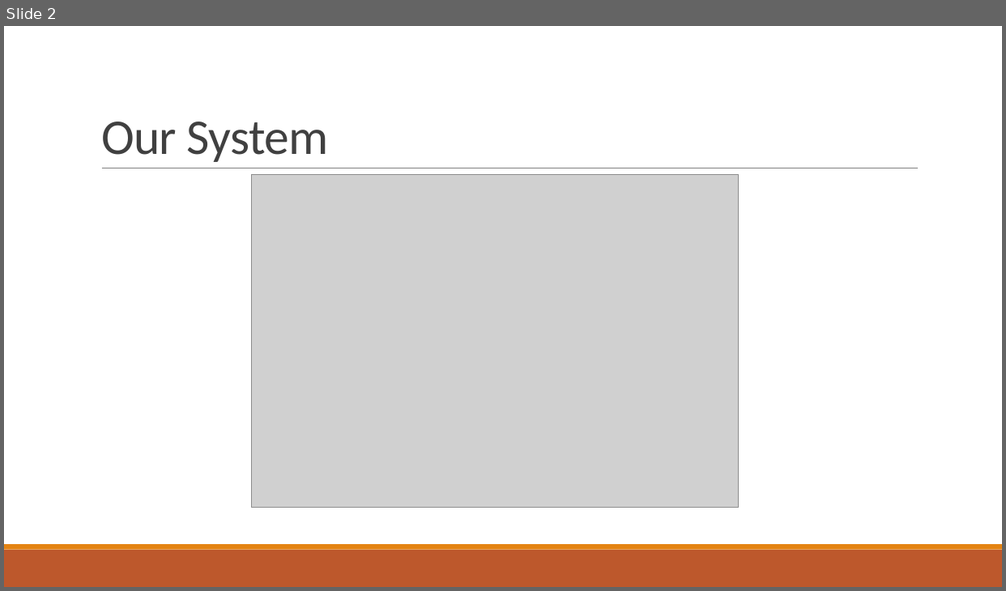
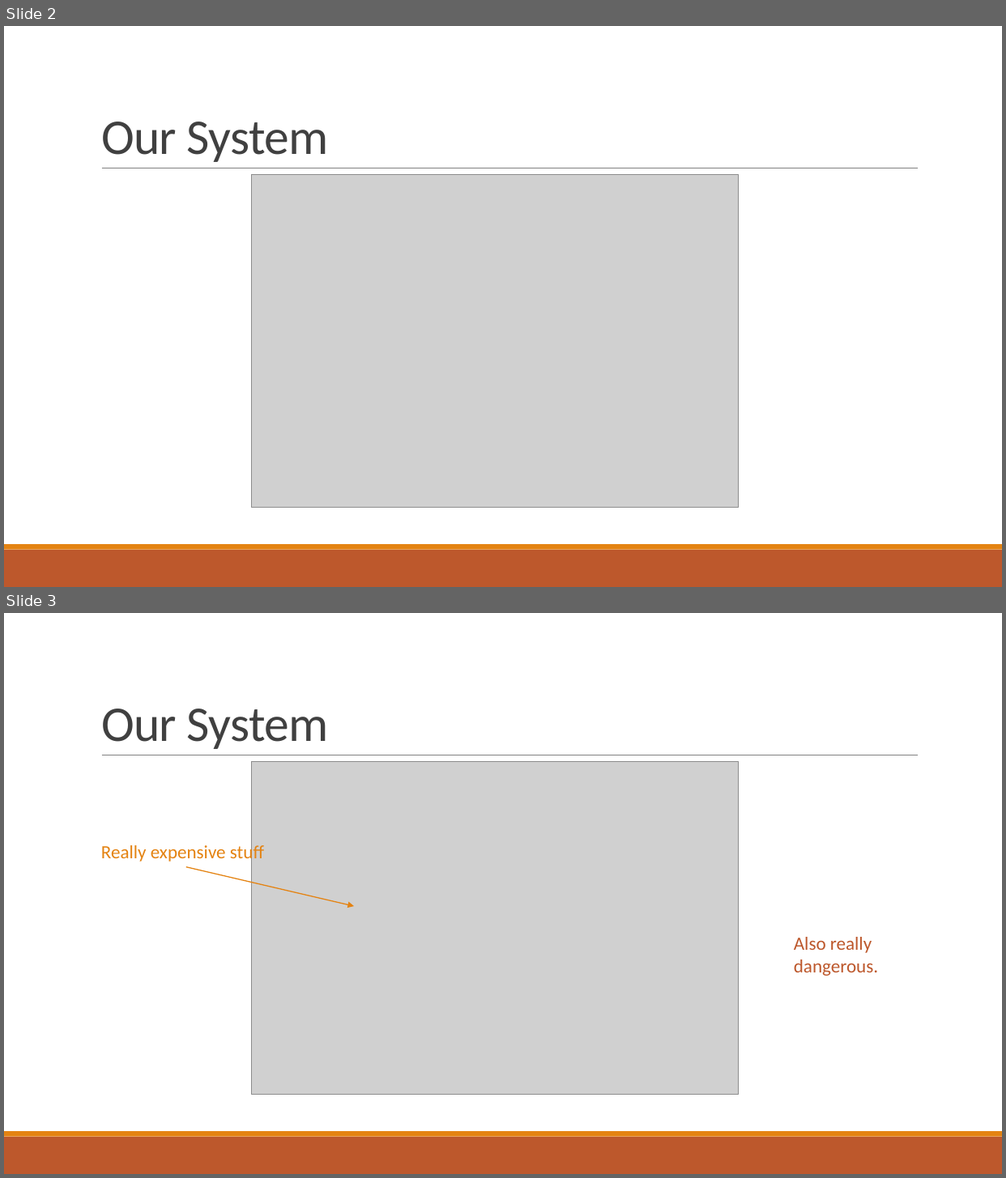
Before and after one commit to aehoppe/RTG, a slide deck: On RTG Design.pptx. Shown one above the other, each under a label of ours: slide 2 before the commit, slides 2 and 3 after it. The pictures are 1006x591 and 1006x1178 pixels, drawn with LibreOffice and Linux fonts; fonts in the diff are those of the drawing; grey boxes stand for pictures. Boxes give left, top, right and bottom in pixels: in the first picture for what was removed or moved away, otherwise in the second. Text is boxed around its words. In the diff, an @@ line names an element or a change of style, - is before the commit and + after.

```diff
--- a/On RTG Design.pptx
+++ b/On RTG Design.pptx
@@ slide 3 added at (x1=4, y1=613, x2=1002, y2=1174), background #FFFFFF; not listed: 3 template elements that a slide beside it also shows @@
@@ title added at (x1=101, y1=709, x2=329, y2=749), 48 pt, text #404040 @@
+Our System
@@ picture added at (x1=252, y1=762, x2=739, y2=1094) @@
@@ text added at (x1=101, y1=843, x2=264, y2=864), 18 pt, text #E48312 @@
+Really expensive stuff
@@ arrow added from (186, 867) to (355, 906), #E48312 1 pt @@
@@ text added at (x1=794, y1=937, x2=878, y2=976), 18 pt, text #BD582C @@
+Also really dangerous.
```
Also in this commit, not shown: 6 slides changed, 2 other slides added, 2 other files.
